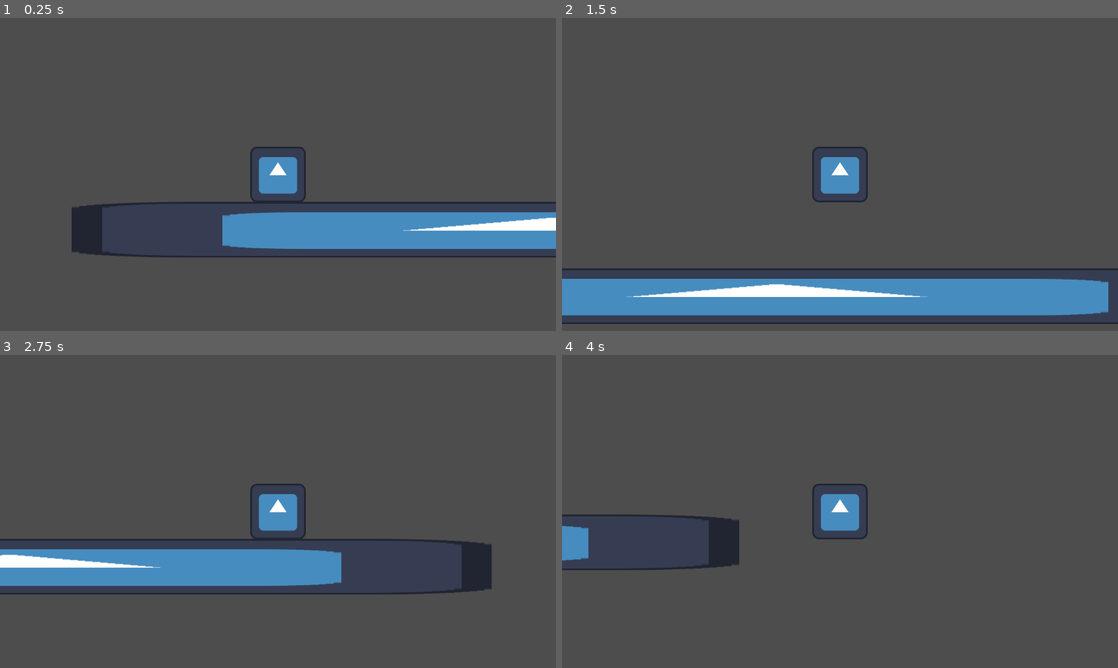
Above: before the commit, frames 1-4 (two rows, left to right).
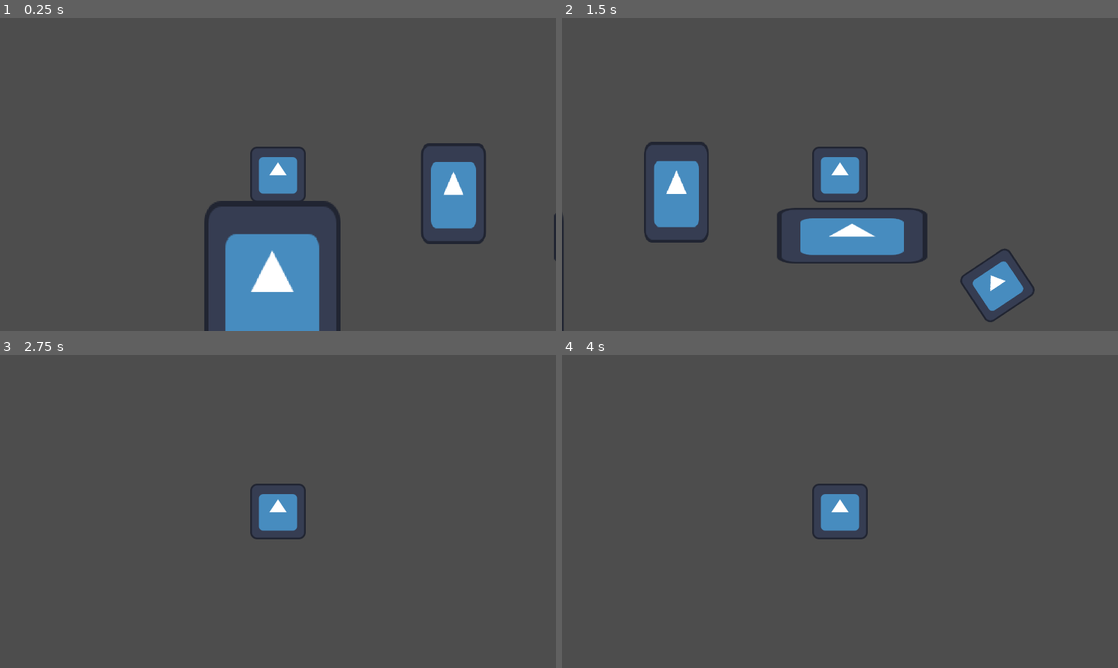
Above: after the commit, the same moments.

Repository: flowyde/Godot-CelesteLike
Game: Godot game, scene res://scenes/main.tscn
Two runs of this game, one before a commit and one after it. Both use one fixed random seed, a clock stepped at 60 frames per second and the inputs below. The engine's default icon, where the game draws it, is replaced by a stand-in: a white triangle on a blue panel in a dark square.
Inputs:
- Up to frame 1 (0.25 s): no input
- Up to frame 2 (1.5 s): tap Enter at 0.5 s; hold Right (move_right) from 0.53 s (still down); tap Z (move_jump) at 0.77 s
- Up to frame 3 (2.75 s): tap Z (move_jump) at 1.52 s; release Right (move_right) at 2.03 s; hold Left (move_left) from 2.03 s (still down)
- Up to frame 4 (4 s): release Left (move_left) at 2.78 s; hold Right (move_right) from 2.78 s (still down); tap Z (move_jump) at 3.02, 3.77 s

The runs differ from the first frame. In frame 1, 14% of the frame differs, in the area x 12-100%, y 40-100%; in frame 2, 18%, in the area x 0-100%, y 39-100%; in frame 3, 9.0%; in frame 4, 1.7%.

Commit message:
Changed the player movement code

Diff:
--- /dev/null
+++ b/scenes/colisao.tscn
@@ -0,0 +1,19 @@
+[gd_scene load_steps=3 format=3 uid="uid://rrxeeojvm13v"]
+
+[ext_resource type="Texture2D" uid="uid://bt0pi53i7e8m4" path="res://icon.svg" id="1_qjem1"]
+
+[sub_resource type="RectangleShape2D" id="RectangleShape2D_1f1qa"]
+size = Vector2(128.145, 126)
+
+[node name="Icon" type="Sprite2D"]
+texture_filter = 1
+texture_repeat = 2
+scale = Vector2(1.0598, 1)
+texture = ExtResource("1_qjem1")
+region_rect = Rect2(-1.197, -1.818, 173.95, 128.531)
+
+[node name="StaticBody2D" type="StaticBody2D" parent="."]
+
+[node name="CollisionShape2D" type="CollisionShape2D" parent="StaticBody2D"]
+scale = Vector2(1, 1)
+shape = SubResource("RectangleShape2D_1f1qa")
--- a/scenes/main.tscn
+++ b/scenes/main.tscn
@@ -1,24 +1,27 @@
-[gd_scene load_steps=4 format=3 uid="uid://bsqv73thcohgl"]
+[gd_scene load_steps=3 format=3 uid="uid://bsqv73thcohgl"]
 
-[ext_resource type="Texture2D" uid="uid://bt0pi53i7e8m4" path="res://icon.svg" id="1_o5qli"]
 [ext_resource type="PackedScene" uid="uid://7res17xqksnv" path="res://scenes/player.tscn" id="2_0wfyh"]
-
-[sub_resource type="RectangleShape2D" id="RectangleShape2D_0wfyh"]
-size = Vector2(128.145, 126)
+[ext_resource type="PackedScene" uid="uid://rrxeeojvm13v" path="res://scenes/colisao.tscn" id="2_sugp2"]
 
 [node name="main" type="Node2D"]
 
-[node name="Icon" type="Sprite2D" parent="."]
-texture_filter = 1
-texture_repeat = 2
-scale = Vector2(17.3398, 1)
-texture = ExtResource("1_o5qli")
-region_rect = Rect2(-1.197, -1.818, 173.95, 128.531)
-
-[node name="StaticBody2D" type="StaticBody2D" parent="Icon"]
-
-[node name="CollisionShape2D" type="CollisionShape2D" parent="Icon/StaticBody2D"]
-shape = SubResource("RectangleShape2D_0wfyh")
-
 [node name="player" parent="." instance=ExtResource("2_0wfyh")]
 position = Vector2(-635, -199)
+jump_time_peak = 0.4
+jump_time_fall = 0.3
+
+[node name="Icon" parent="." instance=ExtResource("2_sugp2")]
+position = Vector2(-648.129, 67.7892)
+scale = Vector2(2.45514, 3.16858)
+
+[node name="Icon2" parent="." instance=ExtResource("2_sugp2")]
+position = Vector2(-231, -152)
+scale = Vector2(1.17052, 1.8125)
+
+[node name="Icon3" parent="." instance=ExtResource("2_sugp2")]
+position = Vector2(173.086, -52)
+scale = Vector2(2.70177, 1)
+
+[node name="Icon4" parent="." instance=ExtResource("2_sugp2")]
+position = Vector2(508, 62)
+rotation = -0.589266
--- a/scripts/player.gd
+++ b/scripts/player.gd
@@ -1,8 +1,10 @@
 extends CharacterBody2D
 
+#variaveis para o movimento horizontal (esquerda e direita)
 @export var max_speed: float = 20
 @export var acceleration: float = 5
 
+#variaveis para o movimento vertical (Pulo e queda)
 @export var jump_height: float = 100
 @export var jump_time_peak: float = 0.5
 @export var jump_time_fall: float = 0.4
@@ -11,22 +13,28 @@
 @onready var jump_gravity: float = ((2 * jump_height)/(jump_time_peak**2)) * -1.0
 @onready var fall_gravity: float = ((2 * jump_height)/(jump_time_fall**2)) * -1.0
 
-func get_input() -> int:
+func get_horizontal_input() -> int:
+	#retorna um valor de 1, 0 ou -1
 	return Input.get_axis("move_left","move_right")
 
 func get_jump():
+	#Define a velocity.y como a jump_velocity de acordo com o Input do jogador
 	var jump = Input.is_action_pressed("move_jump")
 	if jump and is_on_floor():
 		velocity.y = jump_velocity
 
 func get_fall() -> float:
+	#retorna o valor da gravidade do pulo se estiver no chão, se não, retorna o valor da queda
 	return jump_gravity if velocity.y < 0 else fall_gravity
 
 func _physics_process(delta: float) -> void:
+	#Habilita a habilidade de pulo
 	if not is_on_floor():
 		velocity.y -= get_fall() * delta
-	var horizontal = get_input()
-	#Calcula a aceleração
+	get_jump()
+
+	#Calcula a aceleração horizontal
+	var horizontal = get_horizontal_input()
 	velocity.x = lerp(velocity.x, horizontal * max_speed * 10, delta * acceleration)
-	get_jump()
+
 	move_and_slide()
